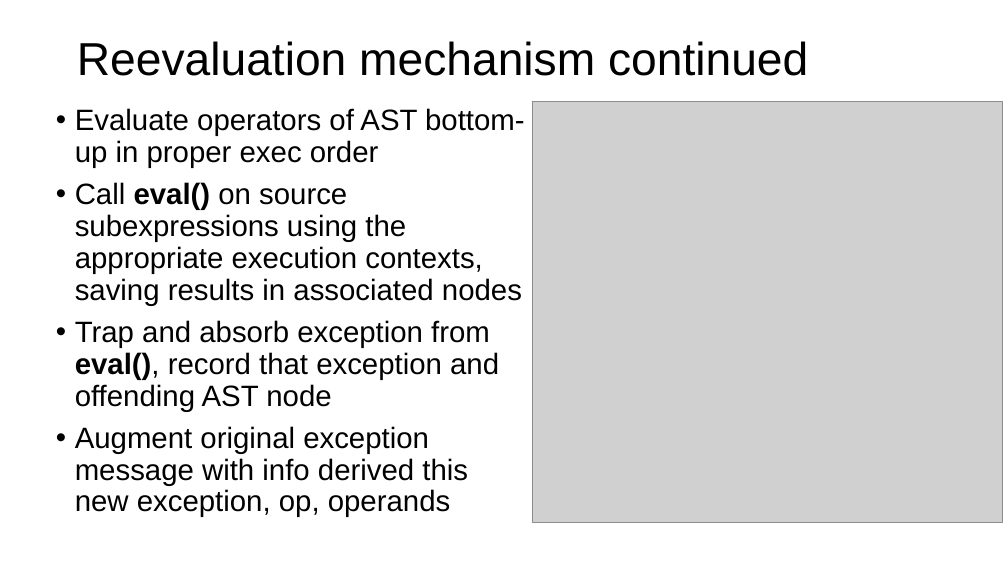
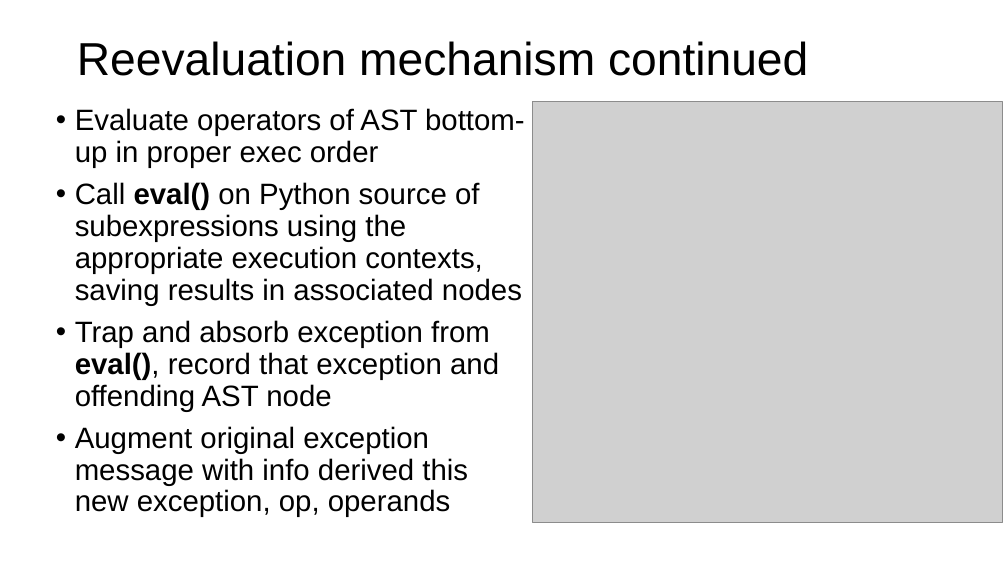
Before and after one commit to parrt/tensor-sensor, a slide deck: slide 16 of talks/strumenta/tensor-sensor.pptx. Drawn at 1008x567 pixels with LibreOffice and Linux fonts; fonts in the diff are those of the drawing; grey boxes stand for pictures; background and template pictures are left out. Boxes give left, top, right and bottom in pixels: in the first picture for what was removed or moved away, otherwise in the second. Text is boxed around its words. In the diff, an @@ line names an element or a change of style, - is before the commit and + after.

```diff
--- a/talks/strumenta/tensor-sensor.pptx
+++ b/talks/strumenta/tensor-sensor.pptx
@@ text at [75, 182, 522, 306]: text changed @@
-• Call eval() on source subexpressions using the appropriate execution contexts, saving results in associated nodes
+• Call eval() on Python source of subexpressions using the appropriate execution contexts, saving results in associated nodes
```
Also in this commit, not shown: 10 other slides changed, 2 other files.
